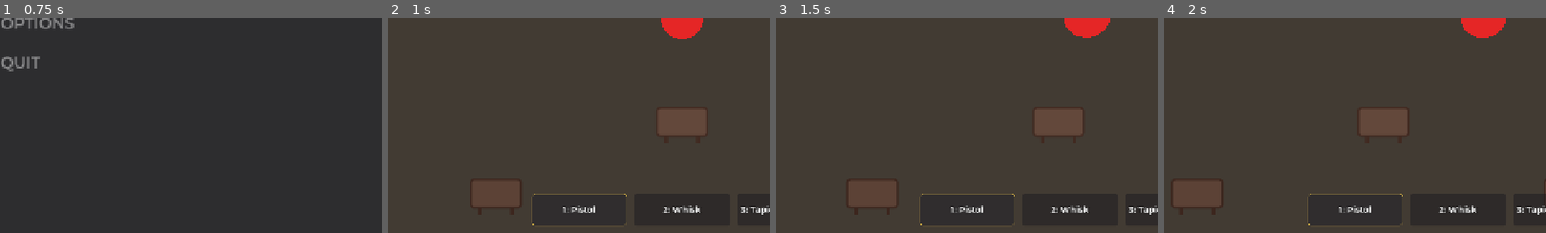
Above: before the commit, frames 1-4 (left to right).
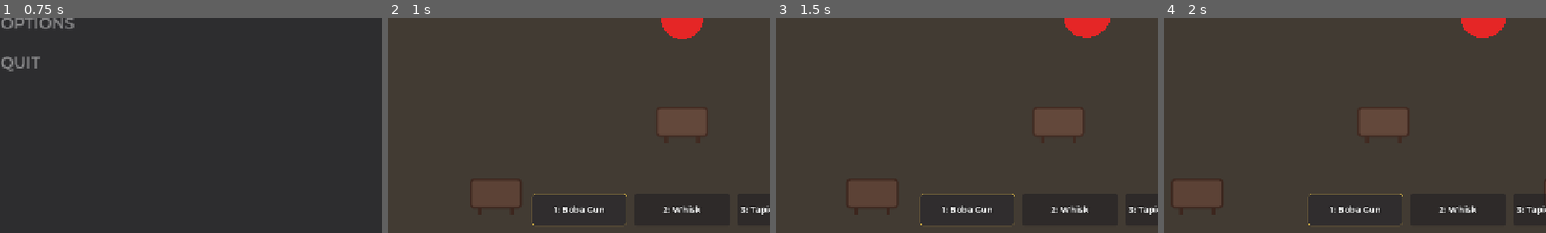
Above: after the commit, the same moments.

Repository: coyote321/BobaGame
Game: Godot game, scene res://Scenes/MainMenu.tscn
Same seed, same stepped clock (60 frames per second), same inputs: the game is played once before the commit and once after it. Sound files missing from this copy of the repository are replaced by a short silence.
Inputs (mouse positions are % of the whole screen's width and height, from its top left):
- Up to frame 1 (0.75 s): click "PLAY" at 0.5 s
- Up to frame 2 (1 s): no input
- Up to frame 3 (1.5 s): tap Enter at 1.25 s; move the mouse to (72, 45) at 1.27 s; hold D (move_right) from 1.28 s (still down); tap G (ability) at 1.35 s; click (72, 45) at 1.42 s
- Up to frame 4 (2 s): keep holding D (move_right)
The pictures show only the part of the screen within x 12-62%, y 50-100%; the shares and areas given below are measured in that part.

Frame 1 is identical in both runs. In frame 2, 0.2% of the frame differs, in the area x 43-57%, y 87-91%; in frame 3, 0.2%; in frame 4, 0.2%.

Commit message:
rename pistol

Diff:
--- a/Scenes/Pistol.tscn
+++ b/Scenes/Pistol.tscn
@@ -3,7 +3,7 @@
 [ext_resource type="Texture2D" path="res://Assets/Sprites/bobagun.png" id="1_bobagun"]
 [ext_resource type="Script" path="res://Scripts/PistolWeapon.gd" id="2_script"]
 
-[node name="Pistol" type="Node2D"]
+[node name="BobaGun" type="Node2D"]
 script = ExtResource("2_script")
 
 [node name="Sprite" type="Sprite2D" parent="."]
--- a/Scripts/GameManager.gd
+++ b/Scripts/GameManager.gd
@@ -42,7 +42,7 @@
 
 
 var weapons: Dictionary = {
-	"Pistol": {
+	"Boba Gun": {
 		"damage": 10, "fire_rate": 0.4, "unlock_level": 1, "cost": 0, "type": "ranged",
 		"weapon_scene": "res://Scenes/Pistol.tscn",
 		"tuning": {
@@ -111,8 +111,8 @@
 		}
 	}
 }
-var owned_weapons: Array = ["Pistol", "Whisk", "Tapioca Launcher"]
-var equipped_main: String = "Pistol"
+var owned_weapons: Array = ["Boba Gun", "Whisk", "Tapioca Launcher"]
+var equipped_main: String = "Boba Gun"
 var equipped_melee: String = "Whisk"
 var equipped_special: String = "Tapioca Launcher"
 var player_damage_multiplier: float = 1.0
@@ -699,8 +699,8 @@
 	unlocked_ingredients = STARTING_INGREDIENTS.duplicate()
 	inventory = STARTING_INVENTORY.duplicate(true)
 	remove_retired_ingredients()
-	owned_weapons = ["Pistol", "Whisk", "Tapioca Launcher"]
-	equipped_main = "Pistol"
+	owned_weapons = ["Boba Gun", "Whisk", "Tapioca Launcher"]
+	equipped_main = "Boba Gun"
 	equipped_melee = "Whisk"
 	equipped_special = "Tapioca Launcher"
 	player_damage_multiplier = 1.0
--- a/Scripts/PistolWeapon.gd
+++ b/Scripts/PistolWeapon.gd
@@ -1,5 +1,5 @@
 extends "res://Scripts/WeaponBase.gd"
-## Pistol / ranged weapon — shoots boba projectiles.
+## Boba Gun / ranged weapon — shoots boba projectiles.
 
 const BOBA_PROJECTILE_SCRIPT := preload("res://Scripts/BobaProjectile.gd")
 
--- a/Scripts/PlayerController.gd
+++ b/Scripts/PlayerController.gd
@@ -348,7 +348,7 @@
 func _ability_shuriken_burst():
 	modulate = Color(0.9, 0.4, 0.4, 0.8)
 
-	var base_damage = GameManager.get_weapon_damage("Pistol") * 0.6
+	var base_damage = GameManager.get_weapon_damage("Boba Gun") * 0.6
 	var count := 8
 	for i in range(count):
 		var angle = i * (TAU / count)
@@ -411,7 +411,7 @@
 
 	await get_tree().physics_frame
 
-	var tick_damage = GameManager.get_weapon_damage("Pistol") * 0.4
+	var tick_damage = GameManager.get_weapon_damage("Boba Gun") * 0.4
 	var ticks := 6
 
 	for tick in range(ticks):
